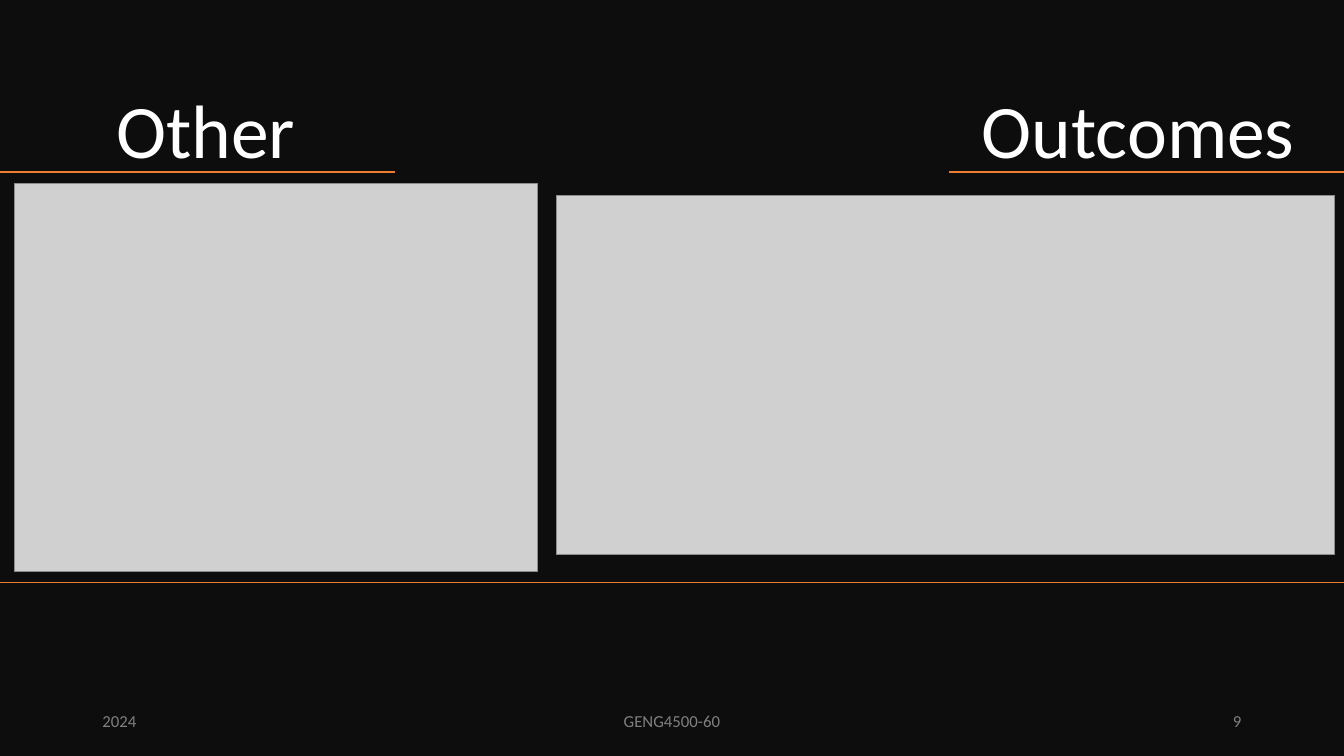
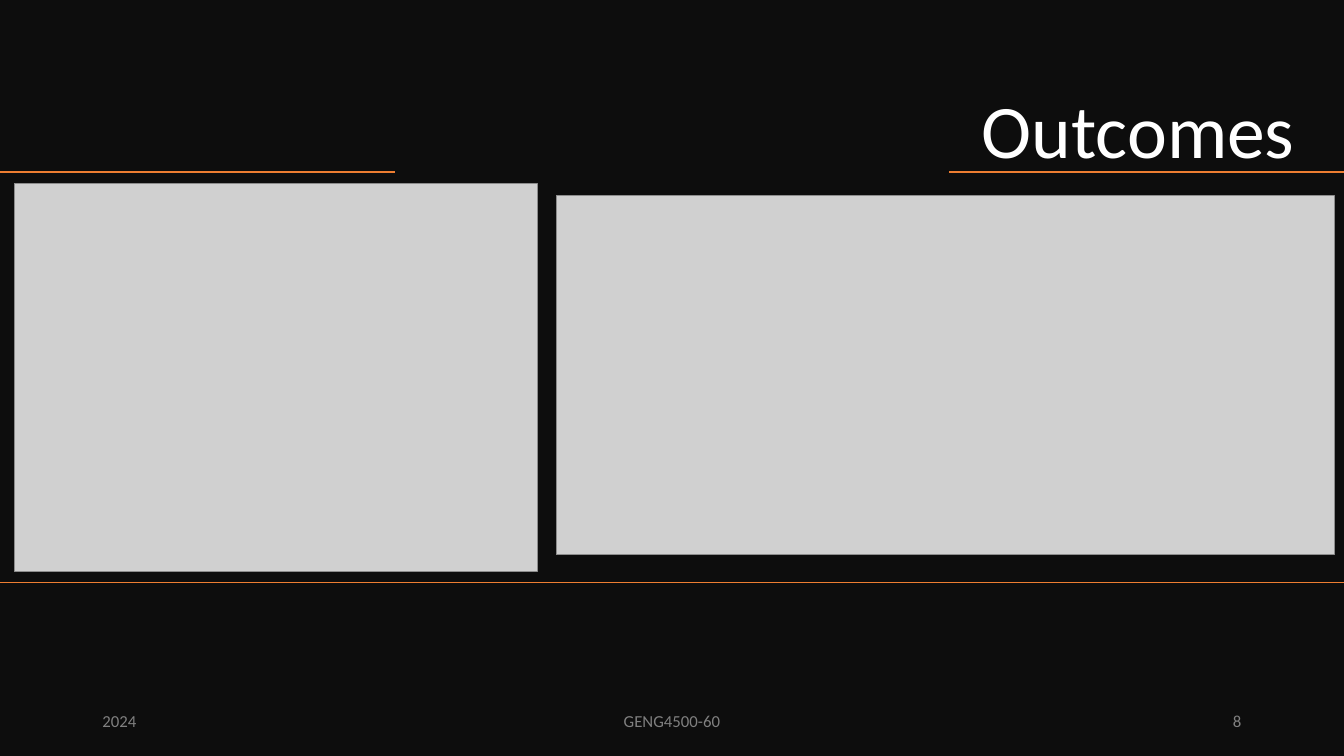
Before and after one commit to PMcTwist/Machine_Learn_Project, a slide deck: slide 8 of Presentation/ALI_Raymond_MAYNARD_Patrick_GENG4500_Final_presentation_2024.pptx (slide 9 before the commit). Drawn at 1344x756 pixels with LibreOffice and Linux fonts; fonts in the diff are those of the drawing; grey boxes stand for pictures. Boxes give left, top, right and bottom in pixels: in the first picture for what was removed or moved away, otherwise in the second. Text is boxed around its words. In the diff, an @@ line names an element or a change of style, - is before the commit and + after.

Commit message:
-Updated presentation with new outcomes and findings!
P@

```diff
--- a/Presentation/ALI_Raymond_MAYNARD_Patrick_GENG4500_Final_presentation_2024.pptx
+++ b/Presentation/ALI_Raymond_MAYNARD_Patrick_GENG4500_Final_presentation_2024.pptx
@@ text removed at [116,105,295,173] @@
-Other
@@ page number at [1233,715,1241,727]: text changed @@
-9
+8
```
Also in this commit, not shown: 2 other slides changed, 2 slides added, 2 other files.
